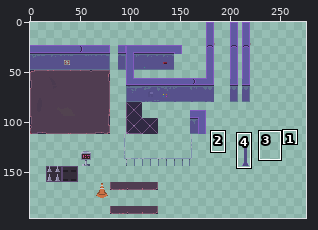
File history of a sprite sheet, Resources/Tilemaps/tilemap lvl 3 and 4.png. The first picture is a wide view before the edit; the outline marks the close-up.
Close-up. The starting point:
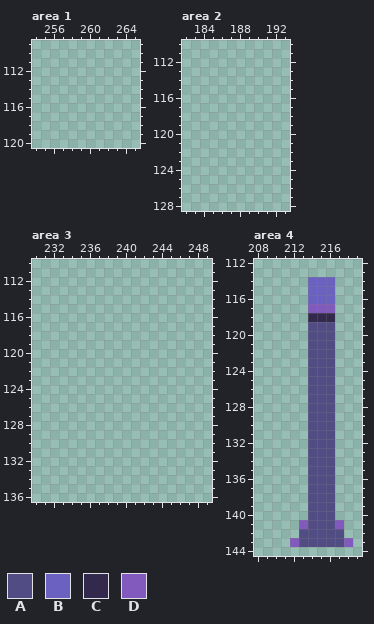
The file is 320x320 pixels. Colours within 5 levels of each other are drawn and written as one. Shown: area 1: x 254..265, y 109..120; area 2: x 182..193, y 110..128; area 3: x 230..249, y 110..136; area 4: x 208..219, y 112..144. The wide view leaves out empty margins. The commit also changed other parts of the picture, which this record leaves out.
Palette (. is transparent): A #524c84  B #6b61c1  C #33294c  D #825abe
After the commit:
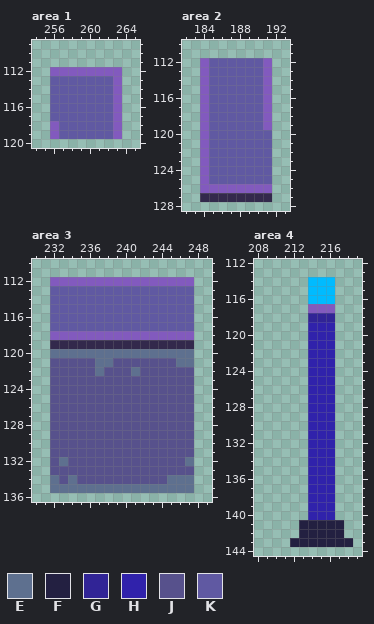
Colours new in this view: E #5e708f  F #232041  G #312496  H #3022ab  J #57518c  K #6059a2
From old to new:
colour B: #6b61c1 -> #00bbff
Changed rows in their new state; - is a pixel that keeps its letter.
Area 1:
first column x 256:
112 DDDDDDDD
113 KKKKKKKD
114 KKKKKKKD
115 KKKKKKKD
116 KKKKKKKD
117 KKKKKKKD
118 DKKKKKKD
119 DKKKKKKD
Area 2:
first column x 184:
112 DKKKKKKD
113 DKKKKKKD
114 DKKKKKKD
115 DKKKKKKD
116 DKKKKKKD
117 DKKKKKKD
118 DKKKKKKD
119 DKKKKKKD
120 DKKKKKKK
121 DKKKKKKK
122 DKKKKKKK
123 DKKKKKKK
124 DKKKKKKK
125 DKKKKKKK
126 DDDDDDDD
127 CCCCCCCC
Area 3:
first column x 232:
112 DDDDDDDDDDDDDDDD
113 KKKKKKKKKKKKKKKK
114 KKKKKKKKKKKKKKKK
115 KKKKKKKKKKKKKKKK
116 KKKKKKKKKKKKKKKK
117 KKKKKKKKKKKKKKKK
118 DDDDDDDDDDDDDDDD
119 CCCCCCCCCCCCCCCC
120 EEEEEEEEEEEEEEEE
121 JJJJJEEJJJJJJJEE
122 JJJJJEJJJEJJJJJJ
123 JJJJJJJJJJJJJJJJ
124 JJJJJJJJJJJJJJJJ
125 JJJJJJJJJJJJJJJJ
126 JJJJJJJJJJJJJJJJ
127 JJJJJJJJJJJJJJJJ
128 JJJJJJJJJJJJJJJJ
129 JJJJJJJJJJJJJJJJ
130 JJJJJJJJJJJJJJJJ
131 JJJJJJJJJJJJJJJJ
132 JEJJJJJJJJJJJJJE
133 JJJJJJJJJJJJJJJJ
134 EJEJJJJJJJJJJEEE
135 EEEEEEEEEEEEEEEE
Area 4:
first column x 212:
118 --GGG--
119 --HHH--
120 --HHH--
121 --HHH--
122 --HHH--
123 --HHH--
124 --HHH--
125 --HHH--
126 --HHH--
127 --HHH--
128 --HHH--
129 --HHH--
130 --HHH--
131 --HHH--
132 --HHH--
133 --HHH--
134 --HHH--
135 --HHH--
136 --HHH--
137 --HHH--
138 --HHH--
139 --HHH--
140 --HHH--
141 -FFFFF-
142 -FFFFF-
143 FFFFFFF
